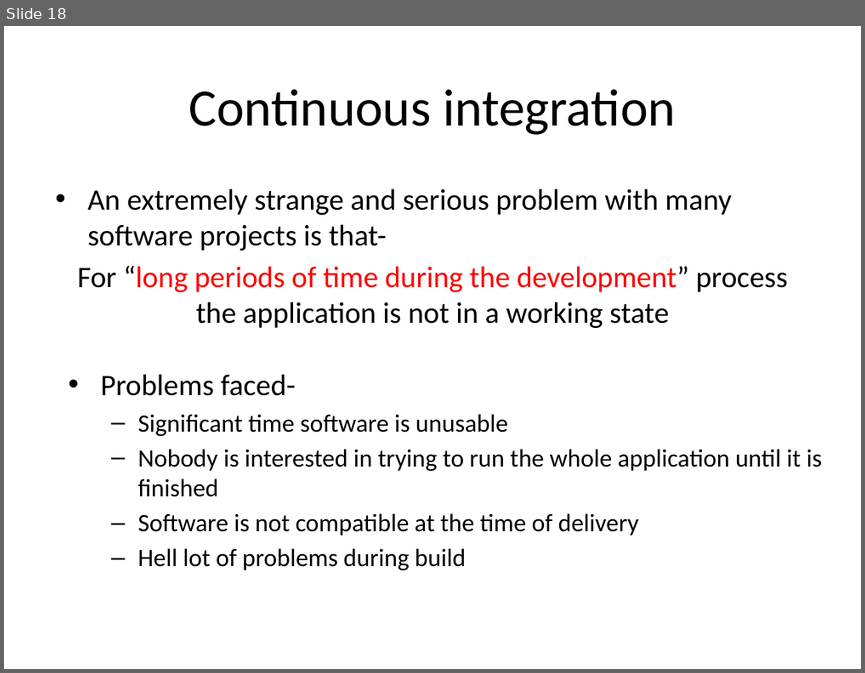
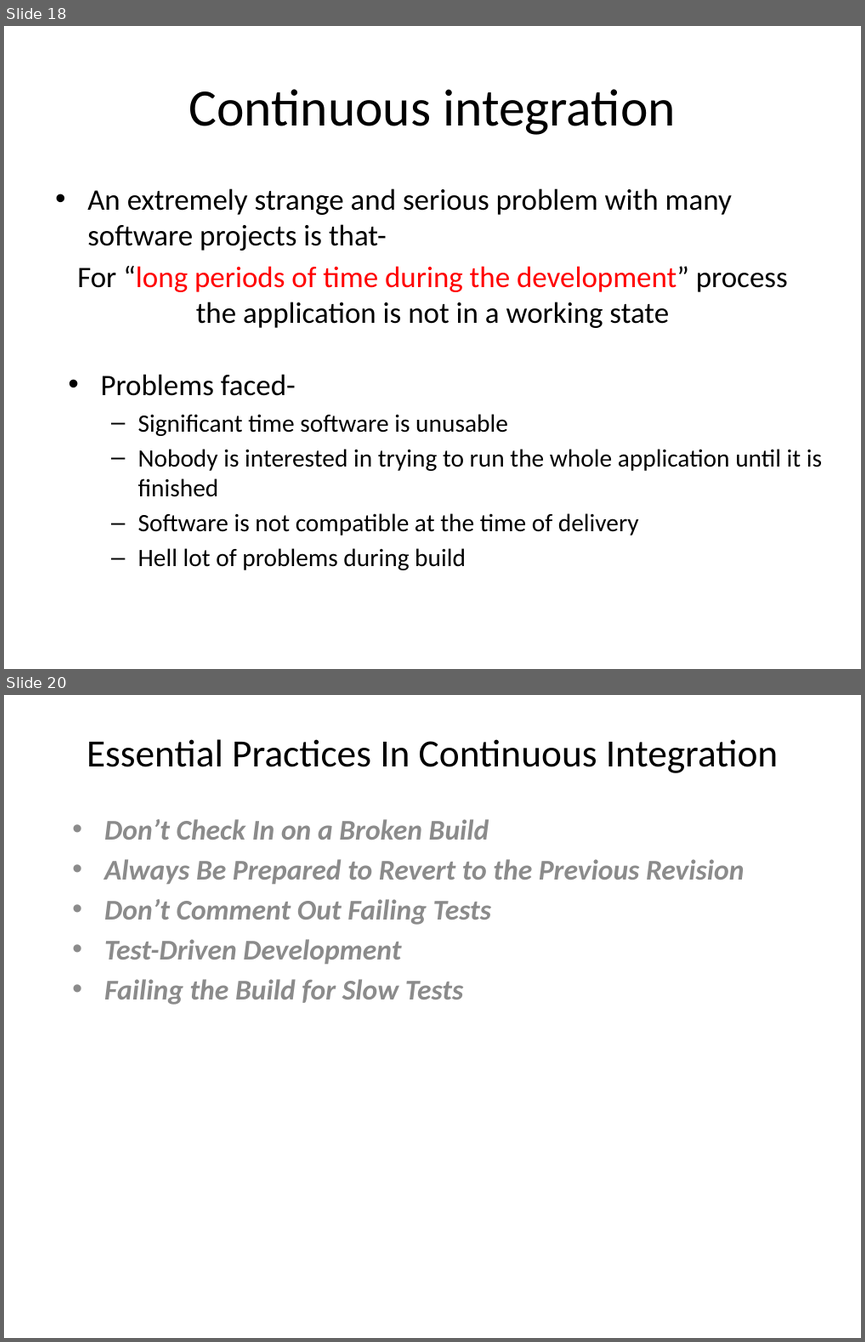
Before and after one commit to tanyas23/CD, a slide deck: CD.pptx. Shown one above the other, each under a label of ours: slide 18 before the commit, slides 18 and 20 after it; the slides between them are not shown. The pictures are 865x673 and 865x1342 pixels, drawn with LibreOffice and Linux fonts; fonts in the diff are those of the drawing. Boxes give left, top, right and bottom in pixels: in the first picture for what was removed or moved away, otherwise in the second. Text is boxed around its words. In the diff, an @@ line names an element or a change of style, - is before the commit and + after.

```diff
--- a/CD.pptx
+++ b/CD.pptx
@@ slide 20 added at <box>4,695,861,1338</box>, background #FFFFFF @@
@@ title added at <box>86,739,778,773</box>, 32.4 pt, text #000000 @@
+Essential Practices In Continuous Integration
@@ subtitle added at <box>104,819,744,1004</box>, 24 pt, text #8C8C8C, bold, italic @@
+• Don’t Check In on a Broken Build
+• Always Be Prepared to Revert to the Previous Revision
+• Don’t Comment Out Failing Tests
+• Test-Driven Development
+• Failing the Build for Slow Tests
```
Also in this commit, not shown: 1 slide changed, 9 other slides added.
